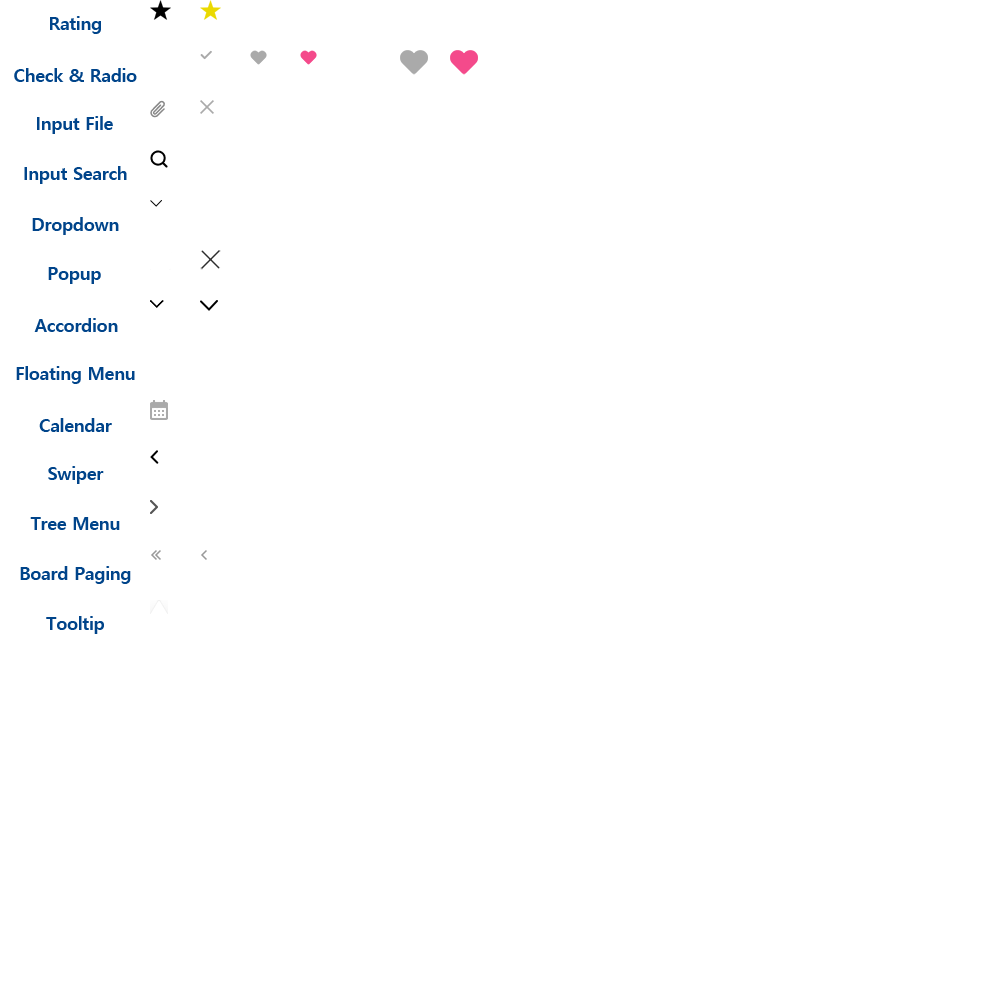
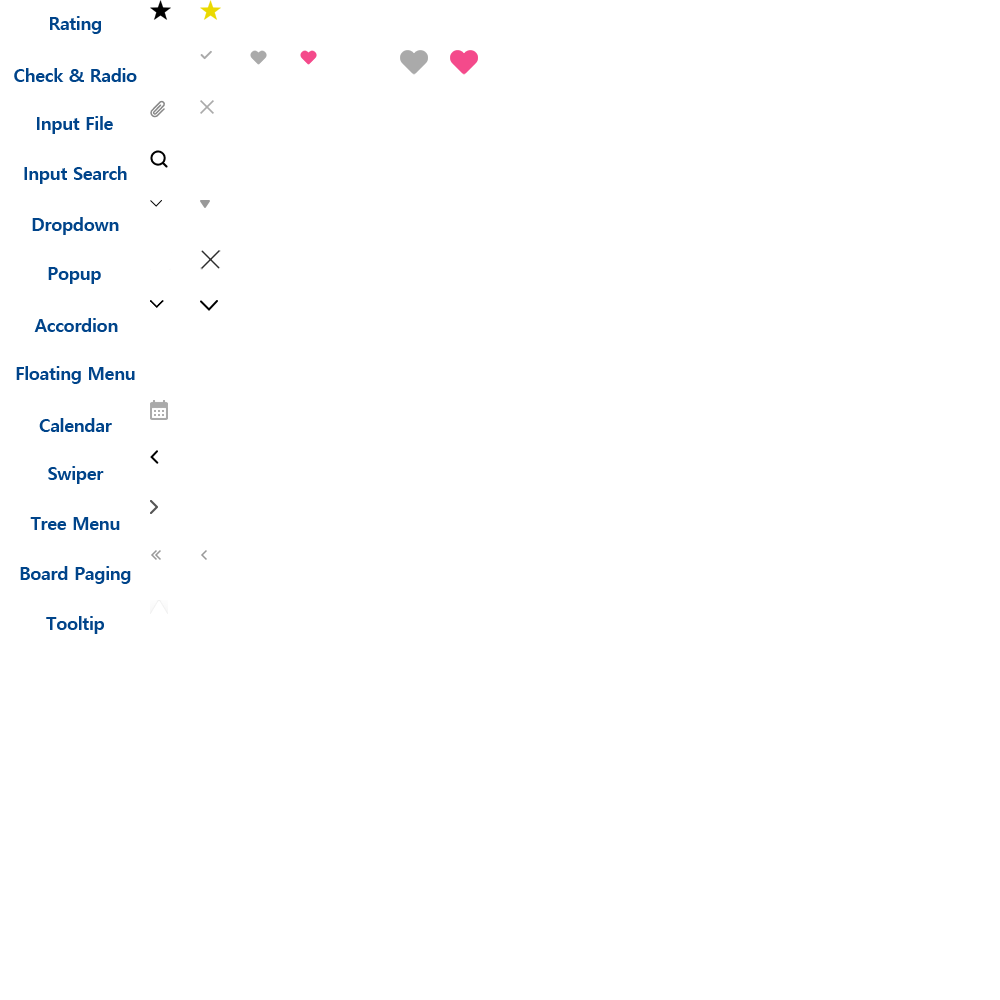
Layer changes from the first 1000x1000 image to the second:
added layer "레이어 33" in group "Dropdown" over (200, 200, 210, 208)
